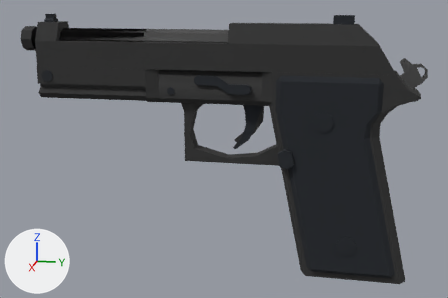
The FBX model Assets/VsR/Runtime/Resources/Models/Weapons/B92.fbx: old version first, new version second.
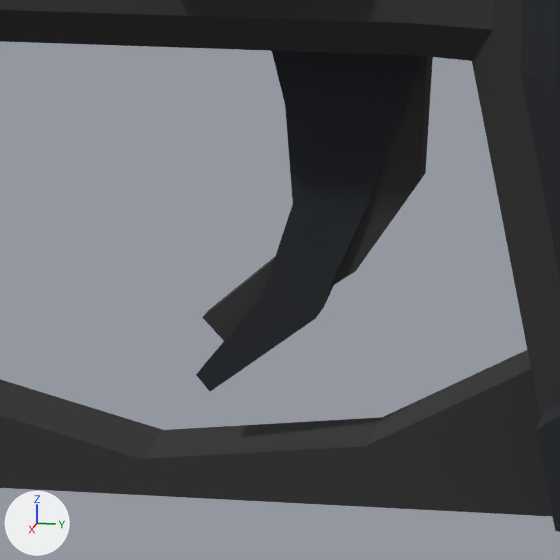
There are two pictures of each version: one whole from a 50 mm lens placed at (0.3273, 0.0416, 0.0486), pointed at (-0.0002, -0.0239, -0.0332), one close up on the part from 46% to 63% of the width and 33% to 58% of the height. The lights are fixed; the arrows at lower left show +X, +Y and +Z. Where no turn or scale is listed for an object, it has been applied to the vertices. Vertices at the same position are counted once.

Before the edit, the objects in view are built like this:
```python
me_b92mesh = bpy.data.meshes.new('B92Mesh')
me_b92mesh.from_pydata(...)  # 584 vertices, 494 faces; spans x -0.015..0.015, y -0.138..0.081, z -0.1..0.039
# faces by material slot: [189, 231, 74]
me_b92mesh.materials.append(mat_m_pcl_flat_black)  # black #22262c
me_b92mesh.materials.append(mat_m_pcl_flat_grey_darker)  # black #333333
me_b92mesh.materials.append(mat_m_pcl_flat_grey_dark)  # dark grey #4c4c4c
ob_b92 = bpy.data.objects.new('B92', me_b92mesh)
ob_b92.location = (0.0, 0.0, 0.0)
```
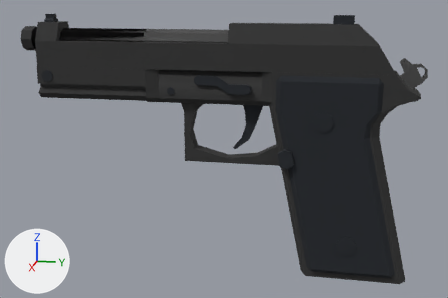
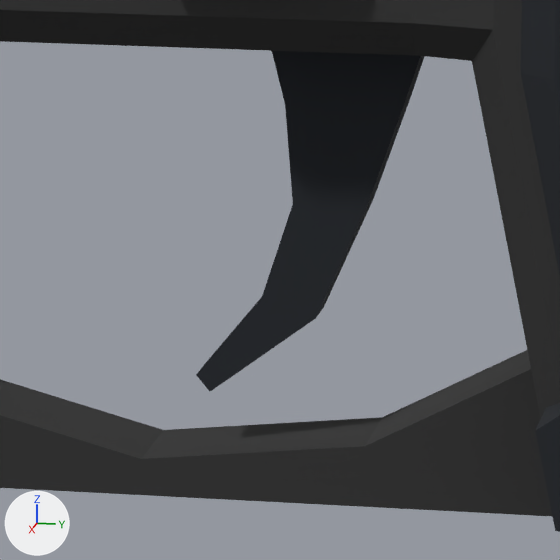
The edits, one by one:
me_b92mesh has 584 vertices, 494 faces and spans x -0.015..0.015, y -0.138..0.081, z -0.1..0.039.
me_b92mesh is used by ob_b92; location (0.0, 0.0, 0.0).
me_b92mesh part 1: the loose piece of 16 vertices spanning x -0.002..0.002, y -0.018..-0.002, z -0.03..-0.005 is deleted.

Changed parts and their boxes [x1, y1, x2, y2] in the close-ups (560 x 560 px):
part 1 of me_b92mesh, deleted (black)
    before: [202, 56, 433, 341]
